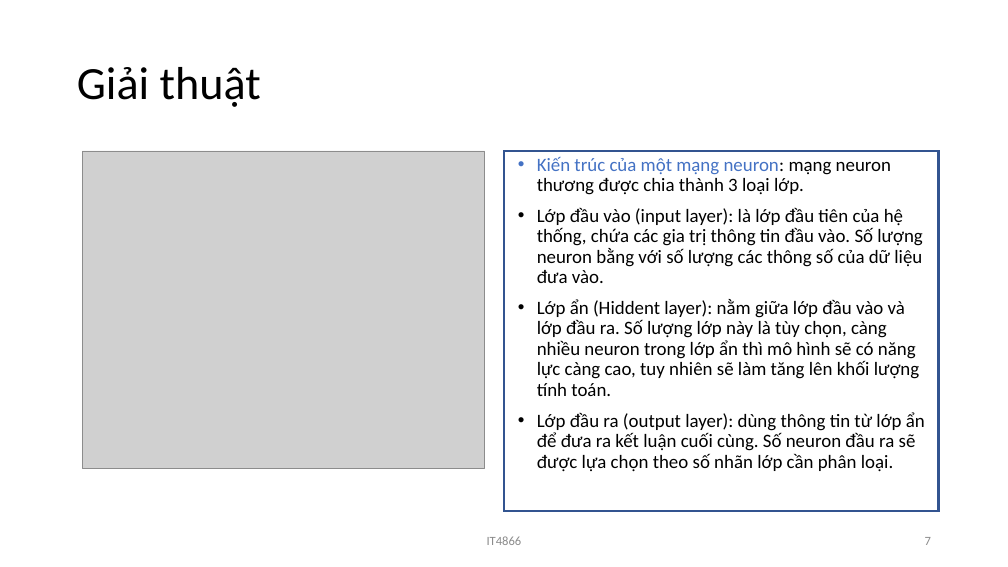
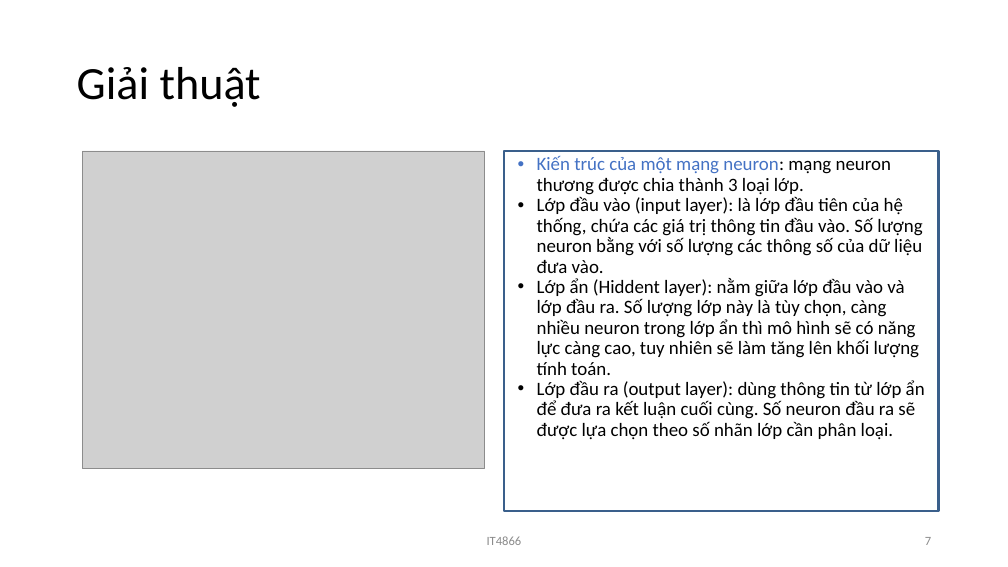
Before and after one commit to LuatVu/Hand-written-digits, a slide deck: slide 7 of Báo cáo/Slice báo cáo bài tập lớn.pptx. Drawn at 1008x567 pixels with LibreOffice and Linux fonts; fonts in the diff are those of the drawing; grey boxes stand for pictures; background and template pictures are left out. Boxes give left, top, right and bottom in pixels: in the first picture for what was removed or moved away, otherwise in the second. Text is boxed around its words. In the diff, an @@ line names an element or a change of style, - is before the commit and + after.

```diff
--- a/Báo cáo/Slice báo cáo bài tập lớn.pptx
+++ b/Báo cáo/Slice báo cáo bài tập lớn.pptx
@@ rectangle at box(504, 151, 939, 511): outline #325491 2.25 pt to #3A5F8C 2.24 pt @@
@@ text at box(537, 156, 925, 439): less space between paragraphs @@
@@ text at box(537, 197, 922, 273): text changed @@
-• Lớp đầu vào (input layer): là lớp đầu tiên của hệ thống, chứa các gia trị thông tin đầu vào. Số lượng neuron bằng với số lượng các thông số của dữ liệu đưa vào.
+• Lớp đầu vào (input layer): là lớp đầu tiên của hệ thống, chứa các giá trị thông tin đầu vào. Số lượng neuron bằng với số lượng các thông số của dữ liệu đưa vào.
```
Also in this commit, not shown: 30 other slides changed, 1 other file.
